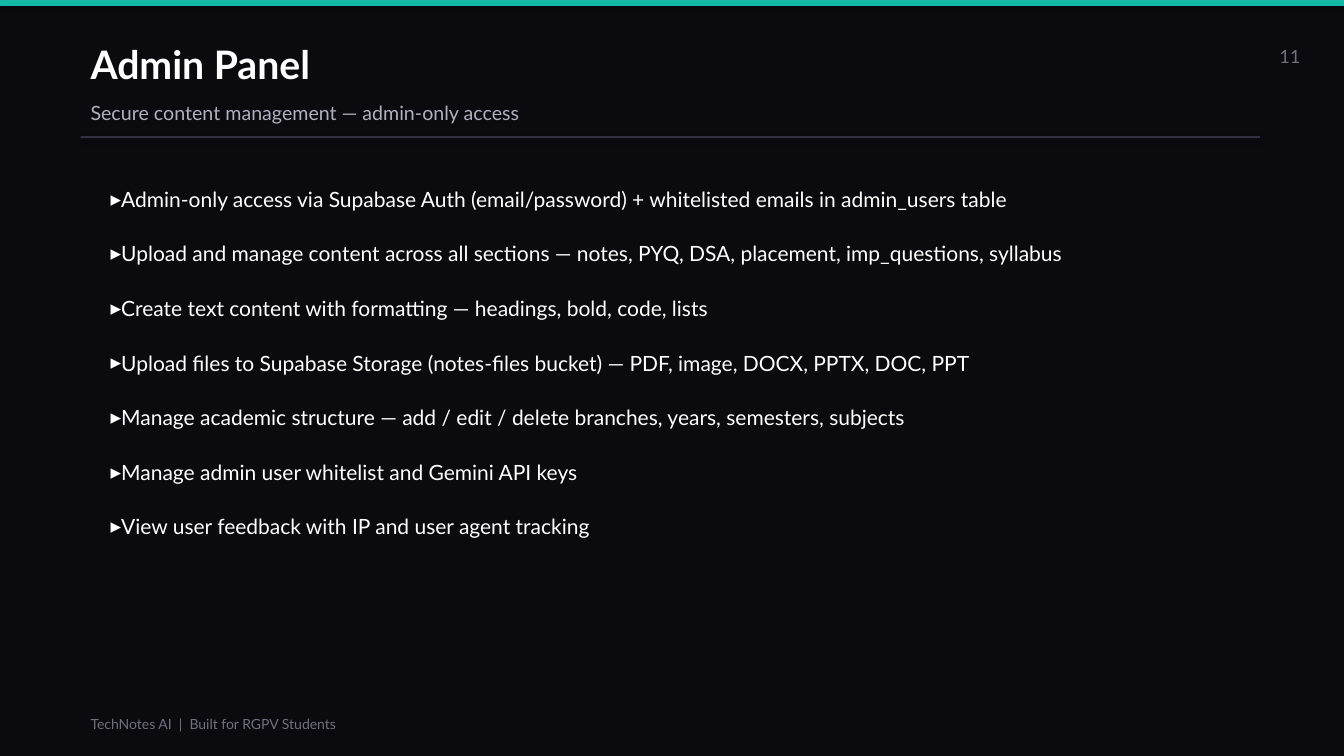
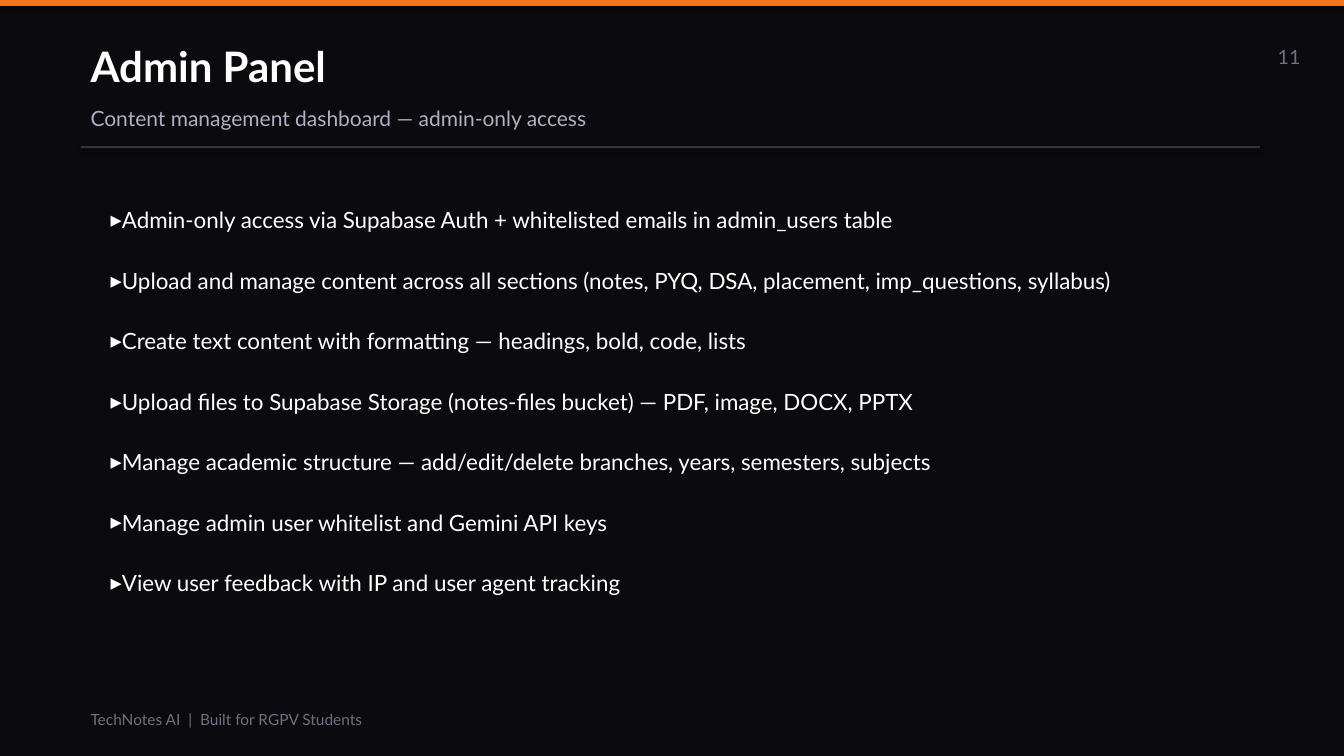
Before and after one commit to Dhruvtiwari059/tecgnotes, a slide deck: slide 11 of TechNotes_AI_Presentation.pptx. Drawn at 1344x756 pixels with LibreOffice and Linux fonts; fonts in the diff are those of the drawing. Boxes give left, top, right and bottom in pixels: in the first picture for what was removed or moved away, otherwise in the second. Text is boxed around its words. In the diff, an @@ line names an element or a change of style, - is before the commit and + after.

```diff
--- a/TechNotes_AI_Presentation.pptx
+++ b/TechNotes_AI_Presentation.pptx
@@ rectangle at <box>0,0,1344,6</box>: fill #14B8A6 to #F97316 @@
@@ text "Admin Panel" at <box>91,50,326,83</box>: size 28 to 30 pt @@
@@ text "11" at <box>1278,50,1301,64</box>: size 13 to 14 pt @@
@@ text at <box>91,110,586,130</box>: text changed; size 14 to 15 pt @@
-Secure content management — admin-only access
+Content management dashboard — admin-only access
@@ rectangle: place and size @@
-rectangle at <box>81,136,1260,138</box>
+rectangle at <box>81,146,1260,148</box>
@@ rectangle at <box>81,146,1260,148</box>: fill #303040 to #333344 @@
@@ text "Admin-only access via Supabase Auth ...": place and size @@
-text "Admin-only access via Supabase Auth ..." at <box>121,191,1062,538</box>
+text "Admin-only access via Supabase Auth ..." at <box>122,211,1111,595</box>
@@ text at <box>122,211,1111,293</box>: text changed; size 15 to 16 pt @@
-▸ Admin-only access via Supabase Auth (email/password) + whitelisted emails in admin_users table
-▸ Upload and manage content across all sections — notes, PYQ, DSA, placement, imp_questions, syllabus
+▸ Admin-only access via Supabase Auth + whitelisted emails in admin_users table
+▸ Upload and manage content across all sections (notes, PYQ, DSA, placement, imp_questions, syllabus)
@@ text at <box>122,332,746,595</box>: size 15 to 16 pt in "Create text content with formatting — headings, ...", "Manage admin user whitelist and Gemini API ...", "View user feedback with IP and user ..."; more space between paragraphs @@
@@ text at <box>122,393,931,474</box>: text changed; size 15 to 16 pt @@
-▸ Upload files to Supabase Storage (notes-files bucket) — PDF, image, DOCX, PPTX, DOC, PPT
-▸ Manage academic structure — add / edit / delete branches, years, semesters, subjects
+▸ Upload files to Supabase Storage (notes-files bucket) — PDF, image, DOCX, PPTX
+▸ Manage academic structure — add/edit/delete branches, years, semesters, subjects
@@ text "TechNotes AI | Built for ..." at <box>91,714,362,725</box>: size 10 to 11 pt @@
```
Also in this commit, not shown: 16 other slides changed, 1 slide added, 1 slide removed, 1 other file.
